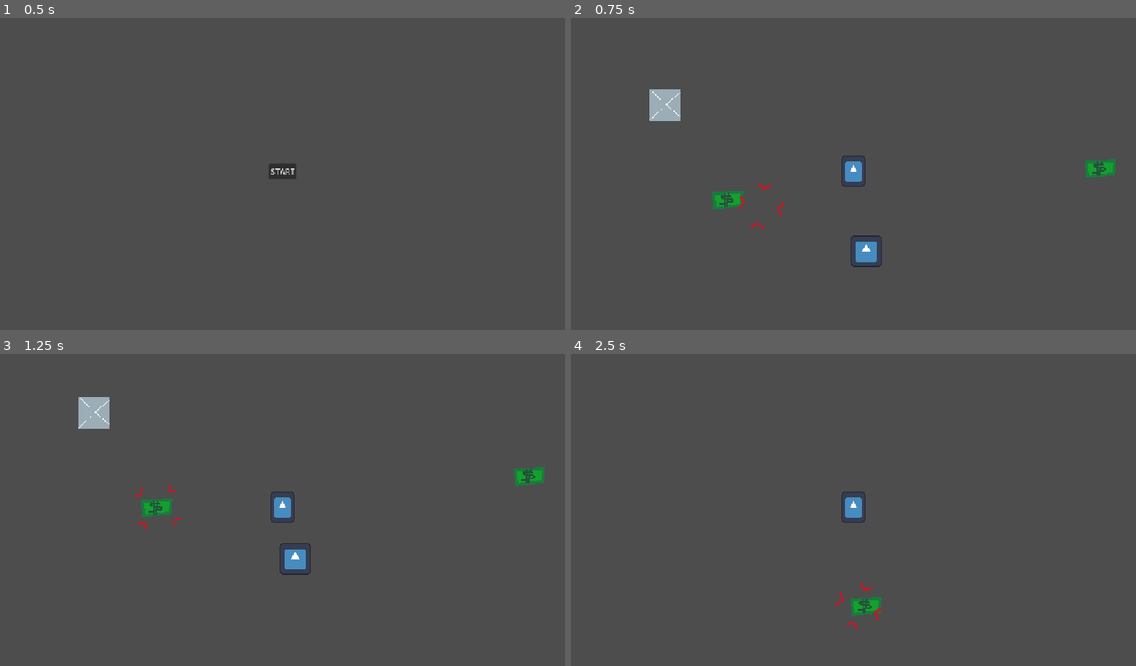
Above: before the commit, frames 1-4 (two rows, left to right).
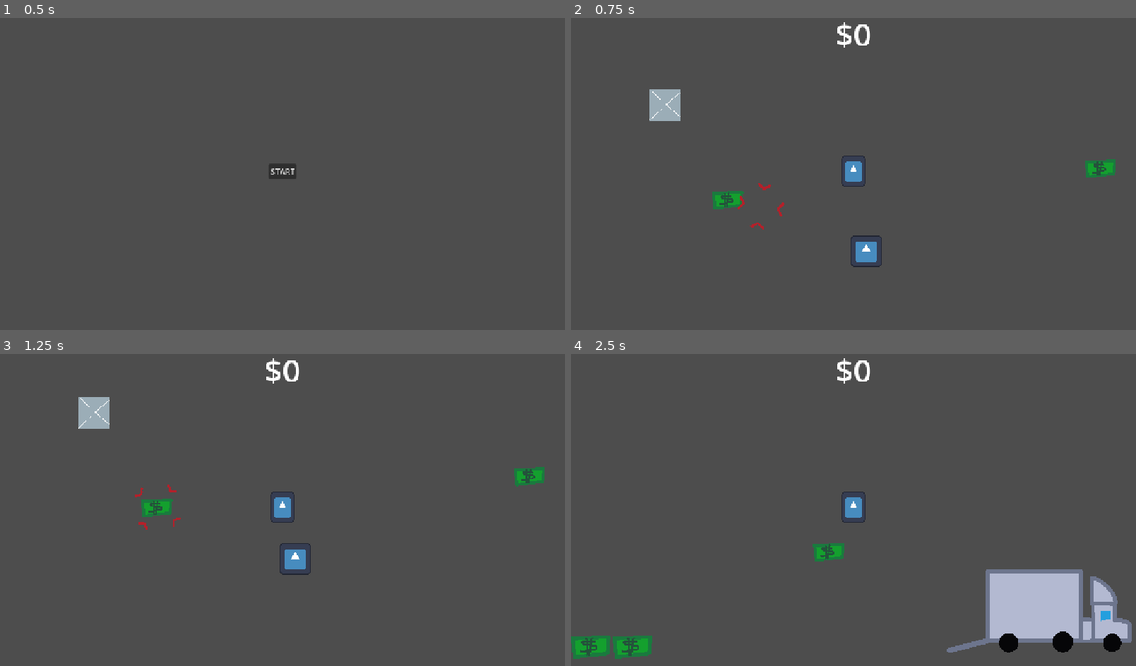
Above: after the commit, the same moments.

Repository: Deeeeelan/liquidate-game
Game: Godot game, scene res://scenes/title_screen.tscn
Same seed, same stepped clock (60 frames per second), same inputs: the game is played once before the commit and once after it. The engine's default icon, where the game draws it, is replaced by a stand-in: a white triangle on a blue panel in a dark square.
Inputs (mouse positions are in pixels of both pictures, inside the frame that each line leads up to):
- Up to frame 1 (0.5 s): no input
- Up to frame 2 (0.75 s): click "START" at 0.5 s
- Up to frame 3 (1.25 s): no input
- Up to frame 4 (2.5 s): tap Enter at 1.25 s; move the mouse to (977, 491) at 1.27 s; press the mouse at (977, 491) at 1.28 s; hold D (right) from 1.28 s (still down); tap Space (jump) at 1.52, 1.55, 1.82, 2.1, 2.27 s; move the mouse to (740, 522) at 2.02 s; release the mouse at (740, 522) at 2.03 s; click (740, 522) at 2.3 s

Frame 1 is identical in both runs. In frame 2, 0.2% of the frame differs, in the area x 47-53%, y 1-10%; in frame 3, 0.2%; in frame 4, 7.4%, in the area x 0-100%, y 1-98%.

Commit message:
Add selling

Diff:
--- a/project.godot
+++ b/project.godot
@@ -14,6 +14,10 @@
 run/main_scene="uid://c3alyifl3jq2k"
 config/features=PackedStringArray("4.7", "GL Compatibility")
 config/icon="res://assets/images/icon.svg"
+
+[autoload]
+
+GameManager="*uid://b8k3aifumi6g2"
 
 [display]
 
@@ -35,6 +39,7 @@
 [global_group]
 
 item=""
+truck=""
 
 [input]
 
--- a/scenes/game.tscn
+++ b/scenes/game.tscn
@@ -7,6 +7,8 @@
 [ext_resource type="Texture2D" uid="uid://dwvkg1ed8dxbd" path="res://assets/images/placeholder.png" id="3_lnu2h"]
 [ext_resource type="PackedScene" uid="uid://b2yocptfor0lo" path="res://assets/nodes/item.tscn" id="4_lbhrr"]
 [ext_resource type="Texture2D" uid="uid://dfh1g4g1f8ts7" path="res://assets/images/items_spritesheet.png" id="5_iywne"]
+[ext_resource type="Texture2D" uid="uid://c8mccqmns3yh7" path="res://assets/images/truck.png" id="8_0tnpc"]
+[ext_resource type="Script" uid="uid://cvr8s0enst0qp" path="res://scripts/gui.gd" id="8_gee14"]
 
 [sub_resource type="AtlasTexture" id="AtlasTexture_u5sy4"]
 atlas = ExtResource("1_p57ef")
@@ -44,6 +46,9 @@
 [sub_resource type="CircleShape2D" id="CircleShape2D_6sj1v"]
 radius = 512.0
 
+[sub_resource type="CircleShape2D" id="CircleShape2D_0tnpc"]
+radius = 64.0
+
 [sub_resource type="WorldBoundaryShape2D" id="WorldBoundaryShape2D_6sj1v"]
 
 [sub_resource type="RectangleShape2D" id="RectangleShape2D_6sj1v"]
@@ -53,21 +58,33 @@
 atlas = ExtResource("5_iywne")
 region = Rect2(0, 0, 128, 128)
 
+[sub_resource type="RectangleShape2D" id="RectangleShape2D_vtaks"]
+size = Vector2(669, 389)
+
+[sub_resource type="LabelSettings" id="LabelSettings_6sj1v"]
+font_size = 64
+
+[sub_resource type="AtlasTexture" id="AtlasTexture_6sj1v"]
+atlas = ExtResource("5_iywne")
+region = Rect2(0, 0, 128, 129)
+
 [node name="Game" type="Node" unique_id=1171329590]
 
 [node name="Node2D" type="Node2D" parent="." unique_id=935136484]
 
 [node name="Select" type="AnimatedSprite2D" parent="Node2D" unique_id=1061372609]
 visible = false
-z_index = 1
+z_index = 2
 sprite_frames = SubResource("SpriteFrames_6sj1v")
 frame_progress = 0.4671062
 script = ExtResource("2_u5sy4")
 
-[node name="CharacterBody2D" type="CharacterBody2D" parent="Node2D" unique_id=296477326 node_paths=PackedStringArray("select")]
+[node name="CharacterBody2D" type="CharacterBody2D" parent="Node2D" unique_id=296477326 node_paths=PackedStringArray("select", "debris")]
+z_index = 1
 position = Vector2(192, -192)
 script = ExtResource("1_uwrxv")
 select = NodePath("../Select")
+debris = NodePath("../Debris")
 
 [node name="Sprite2D" type="Sprite2D" parent="Node2D/CharacterBody2D" unique_id=1678045591]
 scale = Vector2(0.75, 1)
@@ -86,6 +103,13 @@
 [node name="CollisionShape2D" type="CollisionShape2D" parent="Node2D/CharacterBody2D/Pickup" unique_id=1381012625]
 shape = SubResource("CircleShape2D_6sj1v")
 
+[node name="Interact" type="Area2D" parent="Node2D/CharacterBody2D" unique_id=713558762]
+collision_layer = 2
+collision_mask = 2
+
+[node name="CollisionShape2D" type="CollisionShape2D" parent="Node2D/CharacterBody2D/Interact" unique_id=1638733197]
+shape = SubResource("CircleShape2D_0tnpc")
+
 [node name="FindTick" type="Timer" parent="Node2D/CharacterBody2D" unique_id=1265941775]
 wait_time = 0.05
 autostart = true
@@ -148,6 +172,21 @@
 [node name="Item2" parent="Node2D" unique_id=889268876 instance=ExtResource("4_lbhrr")]
 position = Vector2(1200, -192)
 sprite = SubResource("AtlasTexture_iywne")
+
+[node name="Debris" type="Node2D" parent="Node2D" unique_id=1719721917]
+
+[node name="Truck" type="Area2D" parent="Node2D" unique_id=1997873876 groups=["truck"]]
+unique_name_in_owner = true
+position = Vector2(1904, -192)
+collision_layer = 2
+collision_mask = 2
+
+[node name="Sprite" type="Sprite2D" parent="Node2D/Truck" unique_id=1815972116]
+texture = ExtResource("8_0tnpc")
+
+[node name="CollisionShape2D" type="CollisionShape2D" parent="Node2D/Truck" unique_id=894082097]
+position = Vector2(-158.5, 2.5)
+shape = SubResource("RectangleShape2D_vtaks")
 
 [node name="CanvasLayer" type="CanvasLayer" parent="." unique_id=467131037]
 
@@ -158,6 +197,7 @@
 anchor_bottom = 1.0
 grow_horizontal = 2
 grow_vertical = 2
+script = ExtResource("8_gee14")
 
 [node name="Controls Placeholder" type="Control" parent="CanvasLayer/Control" unique_id=243044962]
 layout_mode = 1
@@ -172,3 +212,31 @@
 offset_bottom = 209.0
 grow_horizontal = 2
 grow_vertical = 2
+
+[node name="Score" type="Label" parent="CanvasLayer/Control" unique_id=1739834794]
+layout_mode = 1
+anchors_preset = 15
+anchor_right = 1.0
+anchor_bottom = 1.0
+grow_horizontal = 2
+grow_vertical = 2
+text = "$100"
+label_settings = SubResource("LabelSettings_6sj1v")
+horizontal_alignment = 1
+
+[node name="ItemsGUI" type="HBoxContainer" parent="CanvasLayer/Control" unique_id=989217875]
+unique_name_in_owner = true
+layout_mode = 1
+anchors_preset = -1
+anchor_top = 0.875
+anchor_right = 1.0
+anchor_bottom = 1.0
+grow_horizontal = 2
+grow_vertical = 0
+
+[node name="TextureRect" type="TextureRect" parent="CanvasLayer/Control/ItemsGUI" unique_id=1007968909]
+visible = false
+layout_mode = 2
+texture = SubResource("AtlasTexture_6sj1v")
+expand_mode = 3
+stretch_mode = 4
--- /dev/null
+++ b/scripts/game_manager.gd
@@ -0,0 +1,4 @@
+extends Node
+
+var score: int = 0
+var time_left: int = 60*10
--- /dev/null
+++ b/scripts/gui.gd
@@ -0,0 +1,11 @@
+extends Node
+
+
+# Called when the node enters the scene tree for the first time.
+func _ready() -> void:
+	pass # Replace with function body.
+
+
+# Called every frame. 'delta' is the elapsed time since the previous frame.
+func _process(delta: float) -> void:
+	$Score.text = "$" + str(GameManager.score)
--- a/scripts/player_movement.gd
+++ b/scripts/player_movement.gd
@@ -1,6 +1,11 @@
 extends CharacterBody2D
 
 @export var select: AnimatedSprite2D
+
+@export var debris: Node2D
+
+@export var items: Array[Dictionary] = []
+var max_items = 3
 
 const BASE_SPEED: float = 800.0
 const MAX_SPEED: float = 1300.0
@@ -76,6 +81,35 @@
 		selected_item = null
 		select.visible = false
 
+func _input(event: InputEvent) -> void:
+	if event.is_action_pressed("pickup"):
+		if $Interact.overlaps_area(%Truck):
+			var total = 0
+			for item in items:
+				total += item.value
+				item.gui.queue_free()
+			items.clear()
+			GameManager.score += total
+
+		elif len(items) < max_items and selected_item != null:
+			var tex_copy = selected_item.sprite.duplicate()
+			var tex_rect = TextureRect.new()
+			tex_rect.expand_mode = TextureRect.EXPAND_FIT_WIDTH_PROPORTIONAL
+			tex_rect.stretch_mode = TextureRect.STRETCH_KEEP_ASPECT
+			tex_rect.texture = tex_copy
+			%ItemsGUI.add_child(tex_rect)
+			items.append({sprite = selected_item.sprite.duplicate(), value = selected_item.value, gui = tex_rect})
+
+			var sprite = Sprite2D.new()
+			sprite.texture = selected_item.sprite
+			sprite.position = selected_item.position
+			debris.add_child(sprite)
+			var tween = get_tree().create_tween().set_trans(Tween.TRANS_CIRC).set_ease(Tween.EASE_IN_OUT)
+			tween.tween_property(sprite, "global_position", global_position, 0.35)
+			tween.tween_property(sprite, "modulate", Color(1.0, 1.0, 1.0, 0.0), 0.2)
+			tween.play()
+			selected_item.queue_free()
+
 func _ready() -> void:
 	$FindTick.timeout.connect(find_tick)
 
@@ -140,7 +174,7 @@
 				get_tree().create_timer(COYOTE_TIME).timeout.connect(func():
 					if jumps == 0:
 						jumps = 1
-						print("cy time")
+						# print("cy time")
 					coyote_time_valid = false
 					)
 			#elif not coyote_time_valid:
@@ -160,7 +194,7 @@
 	if not grab_ledge:
 		if is_on_wall():
 			if get_jump_condition(true): #TODO: change momentumn to direction of wall jump
-				print(grab_ledge)
+				#print(grab_ledge)
 				if get_wall_normal().normalized().x == -1: # left
 					velocity.x = -WALL_JUMP_X_VEL
 				else:
Binary file added: assets/images/truck.png
Not shown, added: assets/images/truck.png.import
Not shown, added: scripts/game_manager.gd.uid
Not shown, added: scripts/gui.gd.uid
